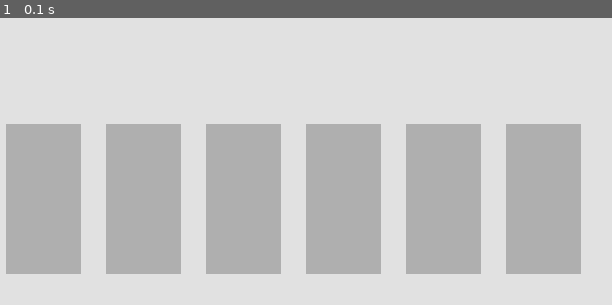
Above: before the commit, frame 1.
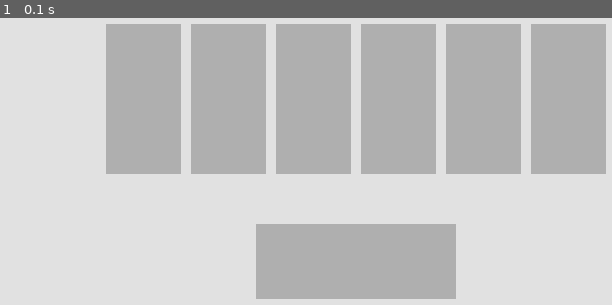
Above: after the commit, the same moment.

Repository: rfpoulos/order_up
Game: pygame game, started from my_pygame.py
The game is run twice, just before and just after one commit, with the same random seed, the same clock (stepped at 60 frames per second) and the same inputs. The source is Python 2; it was converted automatically to run under Python 3.
Inputs:
- Up to frame 1 (0.1 s): no input

The runs differ from the first frame. In frame 1, 58% of the frame differs, in the area x 0-100%, y 2-98%.

Commit message:
Now has clickable buttons and saves the input.  Also generates a key te user is trying to input to increase score.

Diff:
--- a/my_pygame.py
+++ b/my_pygame.py
@@ -1,37 +1,83 @@
-import pygame
+import pygame, random
 pygame.init()
 canvas_width = 800
 canvas_height = 600
+
 screen = pygame.display.set_mode((canvas_width, canvas_height))
 
 clock = pygame.time.Clock()
 done = False
 
-class Ingredient:
-    def __init__(self, name, xcoor, ycoor):
-        self.name = name
+class Button(object):
+    def __init__(self, xcoor, ycoor, width, height):
         self.xcoor = xcoor
         self.ycoor = ycoor
-    def draw_ingredient(self):
-        pygame.draw.rect(screen, (175, 175, 175), (self.xcoor, self.ycoor, 75, 150), 0)
+        self.width = width
+        self.height = height
+    def draw_button(self):
+        pygame.draw.rect(screen, (175, 175, 175), (self.xcoor, self.ycoor, self.width, self.height))
 
+class IngredientButton(Button):
+    def __init__(self, name, *args):
+        super(IngredientButton, self).__init__(*args)
+        self.name = name
 class Bowl:
     def __init__(self, ingredients = []):
         self.ingredients = ingredients
+    def __repr__(self):
+        return "%s" % self.ingredients
     def add_ingredient(self, ingredient):
         self.ingredients.append(ingredient.name)
+    def empty(self):
+        self.ingredients = []
+    def generate_order(self, options):
+        self.empty()
+        order_size = random.randint(3, 5)
+        while len(self.ingredients) != order_size:
+            randindex = random.randint(1, len(options)) - 1
+            if options[randindex].name not in self.ingredients:
+                self.add_ingredient(options[randindex])
 
-lettuce = Ingredient("Lettuce", 50, 400)
-olives = Ingredient("Kalamata Olives", 150, 400)
-cheese = Ingredient("Blue Cheese", 250, 400)
-tomatoes = Ingredient("Cherry Tomatoes", 350, 400)
-croutons = Ingredient("Croutons", 450, 400)
-dressing = Ingredient("Dressing", 550, 400)
+
+#All ingredients in game
+ingredient_y = 300
+ingredient_width = 75
+ingredient_height = 150
+shape = (ingredient_y, ingredient_width, ingredient_height)
+lettuce = IngredientButton("Lettuce", 150, *shape)
+olives = IngredientButton("Kalamata Olives", 235, *shape)
+cheese = IngredientButton("Blue Cheese", 320, *shape)
+tomatoes = IngredientButton("Cherry Tomatoes", 405, *shape)
+croutons = IngredientButton("Croutons", 490, *shape)
+dressing = IngredientButton("Dressing", 575, *shape)
+
+list_of_ingredients = [lettuce, olives, cheese, tomatoes, croutons, dressing]
+
+#Other Buttons
+order_up = Button(300, 500, 200, 75)
+
+bowl_key = Bowl()
+bowl_key.generate_order(list_of_ingredients)
+print bowl_key
+bowl = Bowl()
+score = 0
 while not done:
     for event in pygame.event.get():
         pressed = pygame.key.get_pressed()
         if event.type == pygame.MOUSEBUTTONDOWN:
             x, y = event.pos
+            for button in list_of_ingredients:
+                if x >= button.xcoor and x <= button.xcoor + button.width and y >= button.ycoor and y <= button.ycoor + button.height:
+                    bowl.add_ingredient(button)
+                    print bowl
+            if x >= order_up.xcoor and x <= order_up.xcoor + order_up.width and y >= order_up.ycoor and y <= order_up.ycoor + order_up.height:
+                if bowl.ingredients == bowl_key.ingredients:
+                    score += 1
+                bowl.empty()
+                bowl_key.generate_order(list_of_ingredients)
+                print bowl
+                print bowl_key
+                print score
 
 
         if event.type == pygame.QUIT:
@@ -39,12 +85,14 @@
         screen.fill((225, 225, 225))
 
         #draw buttons
-        lettuce.draw_ingredient()
-        olives.draw_ingredient()
-        cheese.draw_ingredient()
-        tomatoes.draw_ingredient()
-        croutons.draw_ingredient()
-        dressing.draw_ingredient()
+        lettuce.draw_button()
+        olives.draw_button()
+        cheese.draw_button()
+        tomatoes.draw_button()
+        croutons.draw_button()
+        dressing.draw_button()
+
+        order_up.draw_button()
 
         pygame.display.update()
         clock.tick(60)
